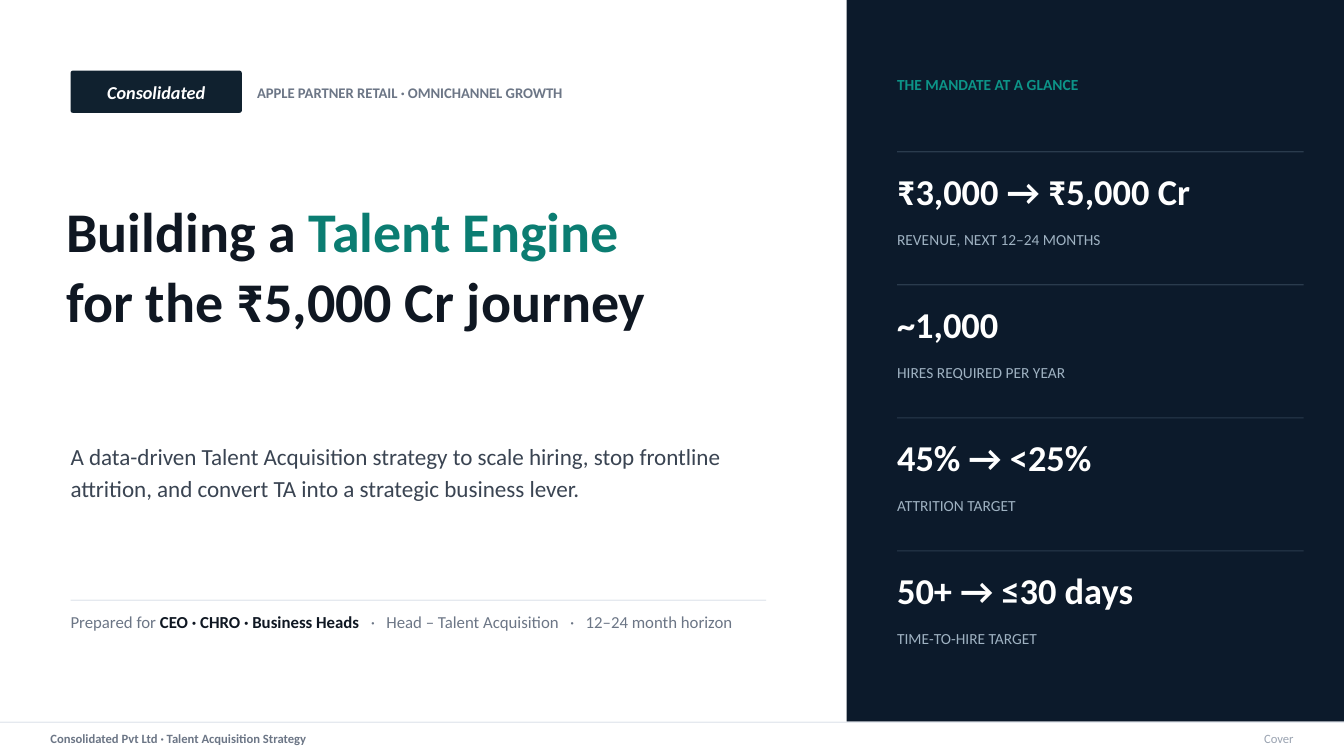
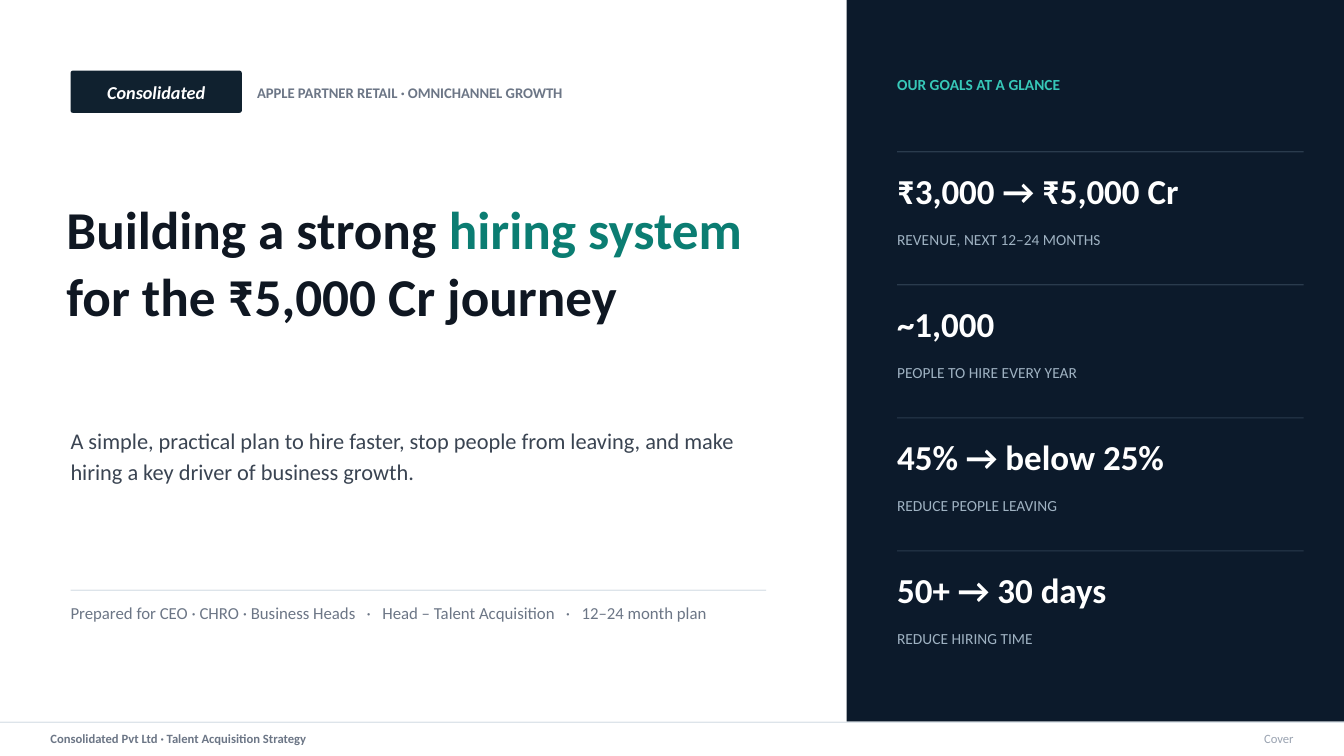
Before and after one commit to mi2arun/ta-strategy-consolidated, a slide deck: slide 1 of TA-Strategy.pptx. Drawn at 1344x756 pixels with LibreOffice and Linux fonts; fonts in the diff are those of the drawing. Boxes give left, top, right and bottom in pixels: in the first picture for what was removed or moved away, otherwise in the second. Text is boxed around its words. In the diff, an @@ line names an element or a change of style, - is before the commit and + after.

```diff
--- a/TA-Strategy.pptx
+++ b/TA-Strategy.pptx
@@ text at (897,80,1061,90): text changed; text colour #0D9488 to #37C8B8 @@
-THE MANDATE AT A GLANCE
+OUR GOALS AT A GLANCE
@@ text "₹3,000 → ₹5,000 Cr" at (897,181,1179,209): size 26 to 25 pt @@
@@ text at (66,211,742,258): text changed; size 40 to 38 pt; text colour #0B7D72 to #0F1722 @@
-Building a Talent Engine
+Building a strong hiring system
@@ text at (66,278,617,325): size 40 to 38 pt in "for the ₹5,000 Cr journey" @@
@@ text "~1,000" at (897,314,994,342): size 26 to 25 pt @@
@@ text at (897,368,1077,378): text changed @@
-HIRES REQUIRED PER YEAR
+PEOPLE TO HIRE EVERY YEAR
@@ text at (71,433,733,484): text changed; size 16.5 to 16 pt @@
-A data-driven Talent Acquisition strategy to scale hiring, stop frontline attrition, and convert TA into a strategic business lever.
+A simple, practical plan to hire faster, stop people from leaving, and make hiring a key driver of business growth.
@@ text at (897,445,1164,471): text changed; size 26 to 25 pt @@
-45% → <25%
+45% → below 25%
@@ text at (897,501,1057,511): text changed @@
-ATTRITION TARGET
+REDUCE PEOPLE LEAVING
@@ rectangle: place and size @@
-rectangle at (71,600,766,601)
+rectangle at (71,590,766,591)
@@ rectangle at (71,590,766,591): fill #E5E9EF to #DDE4EA @@
@@ text at (897,578,1107,609): text changed; size 26 to 25 pt @@
-50+ → ≤30 days
+50+ → 30 days
@@ text at (71,607,706,622): text changed @@
-Prepared for CEO · CHRO · Business Heads · Head – Talent Acquisition · 12–24 month horizon
+Prepared for CEO · CHRO · Business Heads · Head – Talent Acquisition · 12–24 month plan
@@ text at (897,634,1033,644): text changed @@
-TIME-TO-HIRE TARGET
+REDUCE HIRING TIME
```
Also in this commit, not shown: 8 other slides changed, 1 slide added, 3 slides removed, 3 other files.
